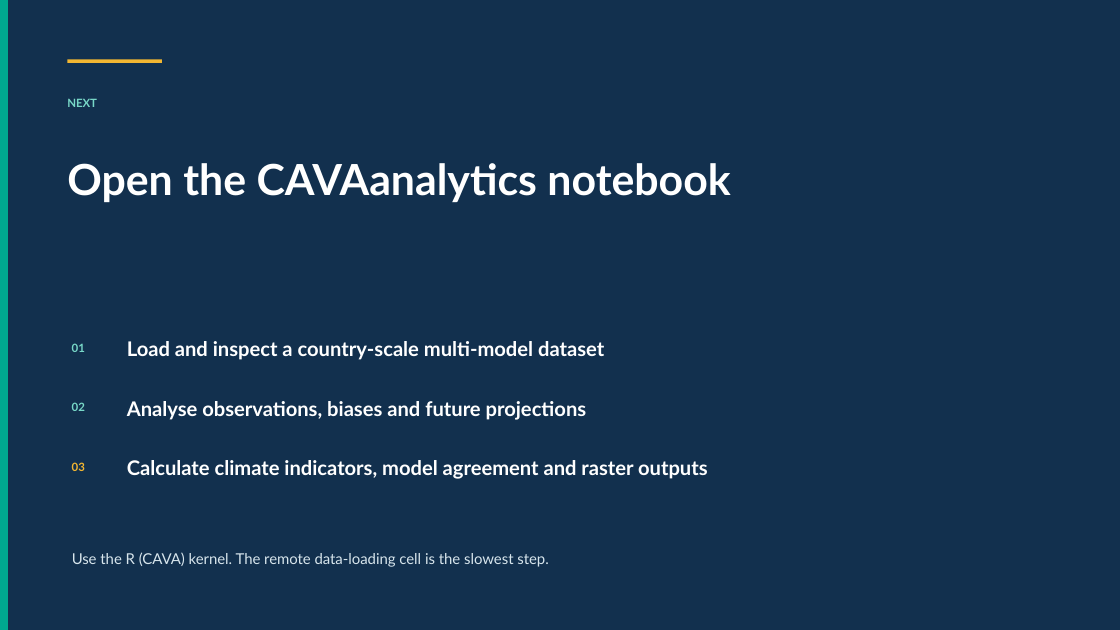
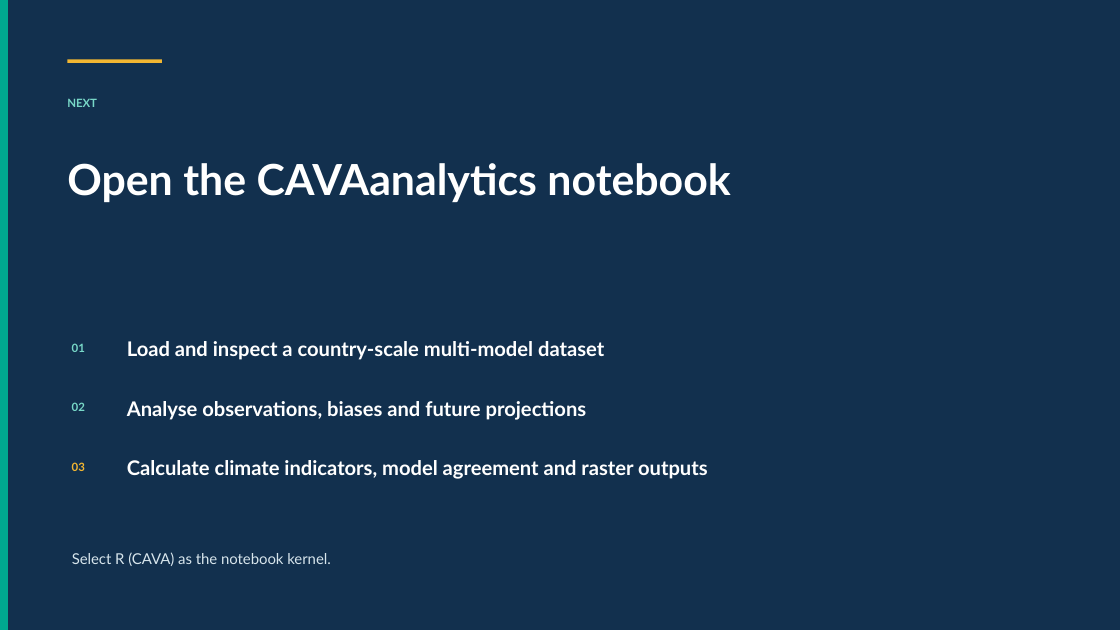
Before and after one commit to Risk-Team/trainings, a slide deck: slide 11 of CAVAtraining/HQ/day3/CAVA_Module_3.pptx (slide 9 before the commit). Drawn at 1120x630 pixels with LibreOffice and Linux fonts; fonts in the diff are those of the drawing. Boxes give left, top, right and bottom in pixels: in the first picture for what was removed or moved away, otherwise in the second. Text is boxed around its words. In the diff, an @@ line names an element or a change of style, - is before the commit and + after.

```diff
--- a/CAVAtraining/HQ/day3/CAVA_Module_3.pptx
+++ b/CAVAtraining/HQ/day3/CAVA_Module_3.pptx
@@ text at (72, 552, 331, 566): text changed @@
-Use the R (CAVA) kernel. The remote data-loading cell is the slowest step.
+Select R (CAVA) as the notebook kernel.
```
Also in this commit, not shown: 6 other slides changed, 4 slides added, 2 slides removed, 4 other files.
